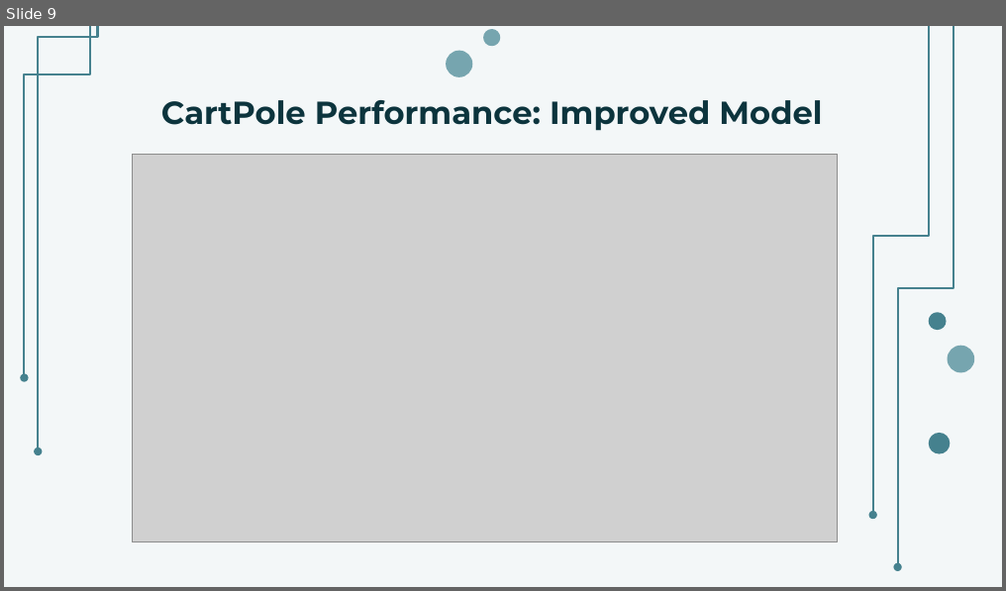
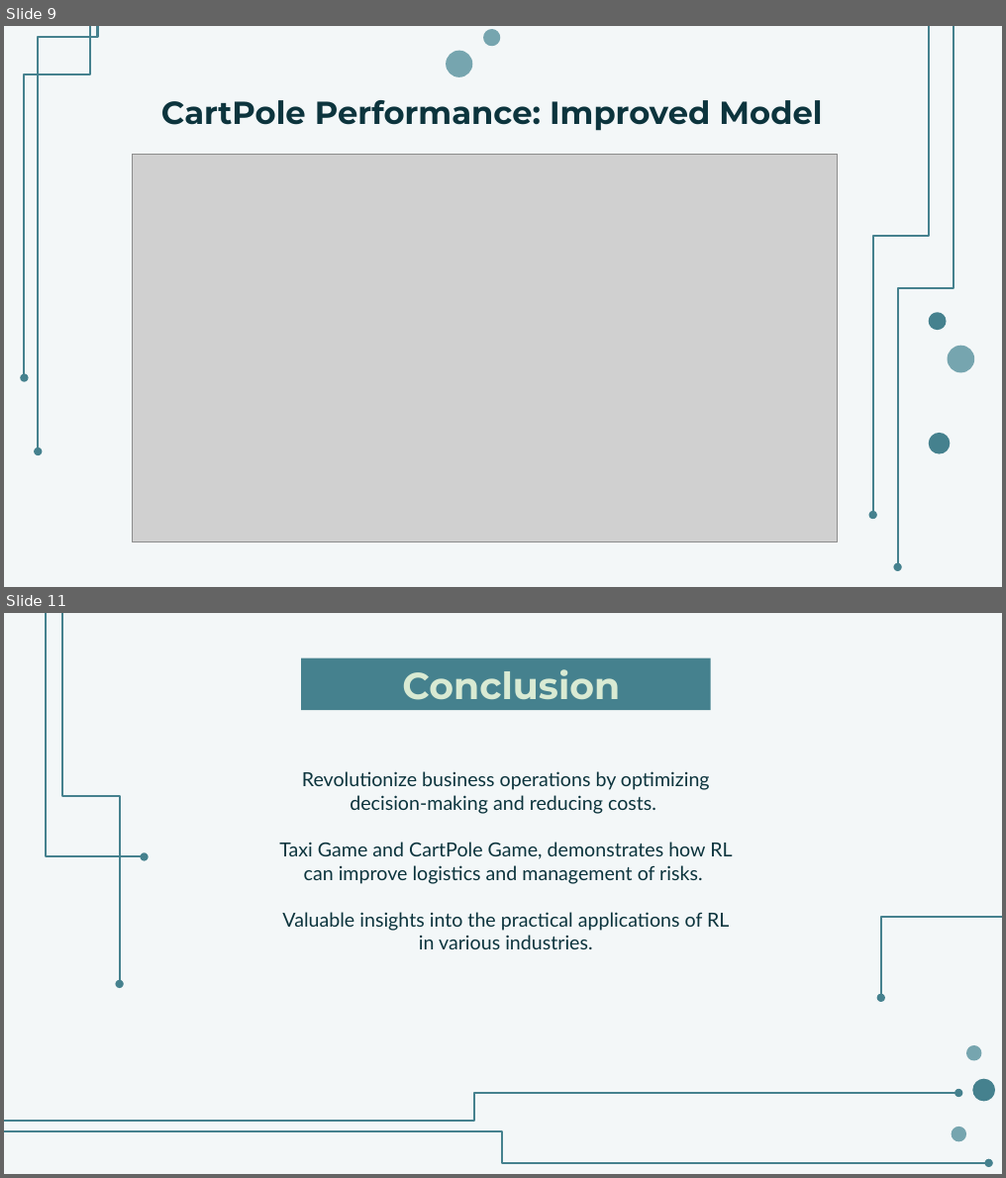
Before and after one commit to j91k/reinforcement_learning, a slide deck: Presentation_slide/RL_presentation.pptx. Shown one above the other, each under a label of ours: slide 9 before the commit, slides 9 and 11 after it; the slides between them are not shown. The pictures are 1006x591 and 1006x1178 pixels, drawn with LibreOffice and Linux fonts; fonts in the diff are those of the drawing; grey boxes stand for pictures. Boxes give left, top, right and bottom in pixels: in the first picture for what was removed or moved away, otherwise in the second. Text is boxed around its words. In the diff, an @@ line names an element or a change of style, - is before the commit and + after.

```diff
--- a/Presentation_slide/RL_presentation.pptx
+++ b/Presentation_slide/RL_presentation.pptx
@@ slide 11 added at [4,613,1002,1174], background #F3F7F8 @@
@@ title added at [301,658,711,710], fill #45818E, 27 pt, text #D9EAD3, bold @@
+Conclusion
@@ text added at [279,771,732,950], 14 pt, text #0C343D @@
+Revolutionize business operations by optimizing decision-making and reducing costs.
+Taxi Game and CartPole Game, demonstrates how RL can improve logistics and management of risks.
+Valuable insights into the practical applications of RL in various industries.
@@ freeform shape added at [966,1046,981,1061], fill #76A5AF @@
@@ freeform shape added at [973,1079,996,1102], fill #45818E @@
@@ group added at [4,613,1002,1162]: 5 elbow arrows @@
@@ freeform shape added at [951,1127,966,1142], fill #76A5AF @@
```
Also in this commit, not shown: 1 slide changed, 1 slide removed.
